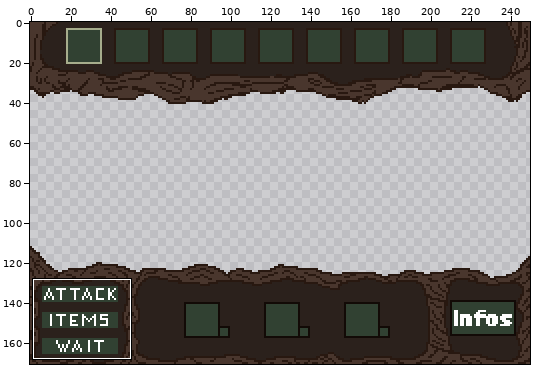
Sprite sheet, stored at assets/graphics/UI/Fightscreen/Fightscreen_Items_Base.png. The picture above shows the old version from afar; the outline marks the close-up.
Close-up. Old version:
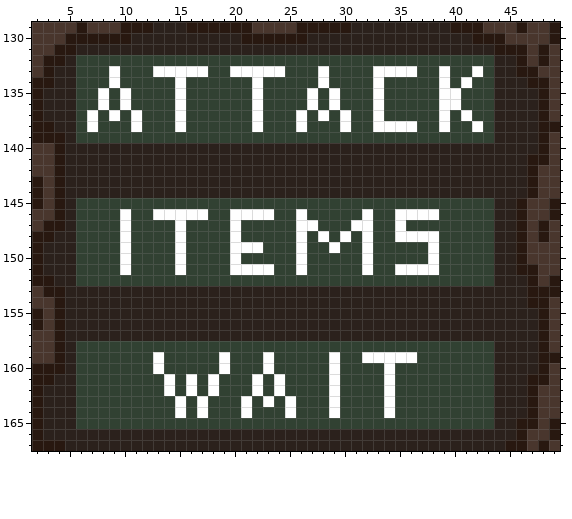
The file is 250x171 pixels. Shown: x 2..49, y 129..167.
After:
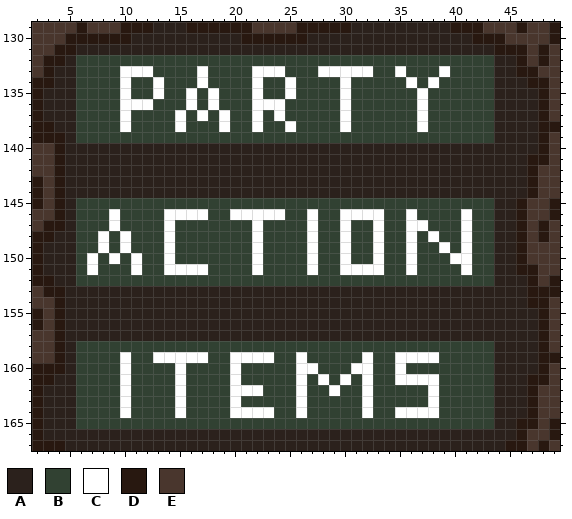
Palette (. is transparent): A #2b211c  B #314132  C #ffffff  D #281810  E #49362d
Edits made:
Changed rows in their new state; - is an unchanged pixel.
first column x 7:
133 --BCCCBBBB---BB-------CCCCBB-B-----B
134 --BC--C-B-C-------C--B-C--B--C-CB-B-
135 -B----C-BC-C------C-B-BC--B---C-BB--
136 -B--CC--BC-C----CC--B-BC--B---C-BB--
137 B-BCB-----C-C----C-B-B----B---C-B-B-
138 B--CB-------C-----CB------BBBBC-B--B
first column x 7:
146 --CB--B----------C-BC--CC-C-B-BB--C
147 --CB---CB----B-C---B---CBBC-BCC---C
148 -C-----CB----B-C---BCB---BC-B-B---C
149 -C-----CB----BB----BC-BC-BC--C-BC-C
150 C-CBC--CB----B-C---BC--C-BC--C-B-CC
151 C--BC--C-CC--BB-B--BC--CC-C-B-BB--C
first column x 10:
159 C---CCCC-BCCC---C--B---BB--CC
160 C--B-C---BC--B--CC-B-CC-BC---
161 C---BCB-B-C-B-B-C-CBC-C-BCCCC
162 C---BCB-B-CC--B-C-----C-B---C
163 C------B--CB-B-BC--B--C-B---C
164 C------B--C-CC-BC--B--C-BCCCC
Pixel boxes of the changes (left, top, right, bottom) in both close-ups:
changed: (87, 66, 483, 132)
changed: (87, 209, 472, 275)
changed: (120, 352, 439, 418)
